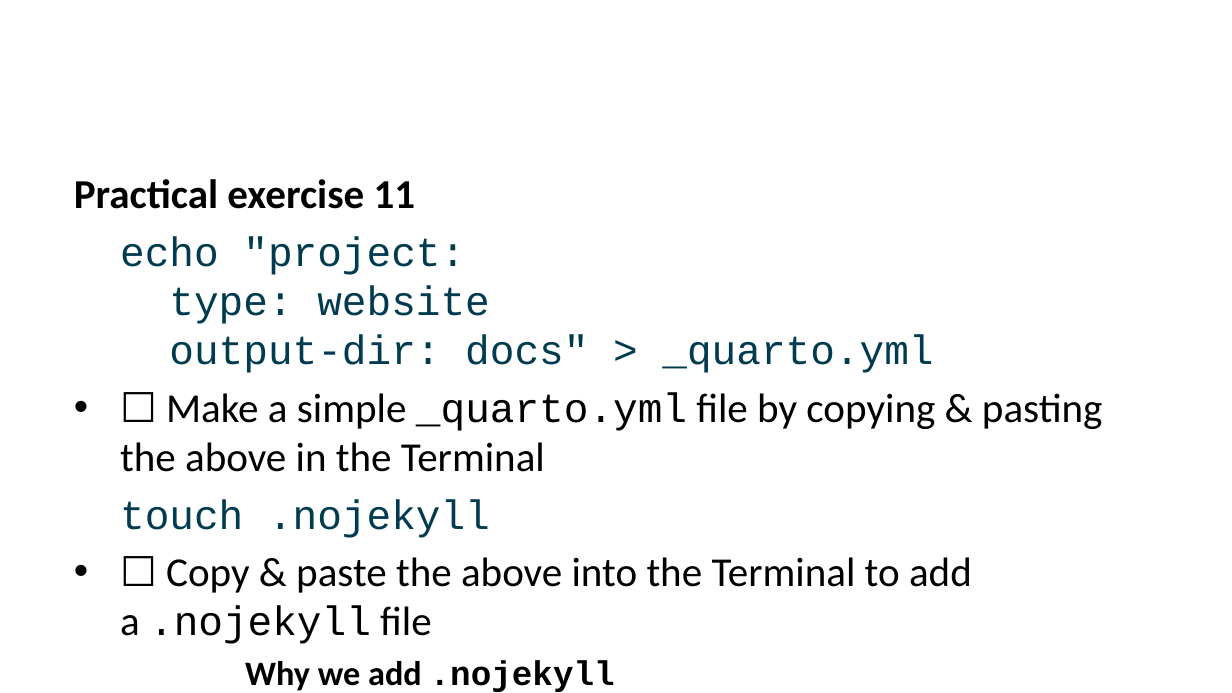
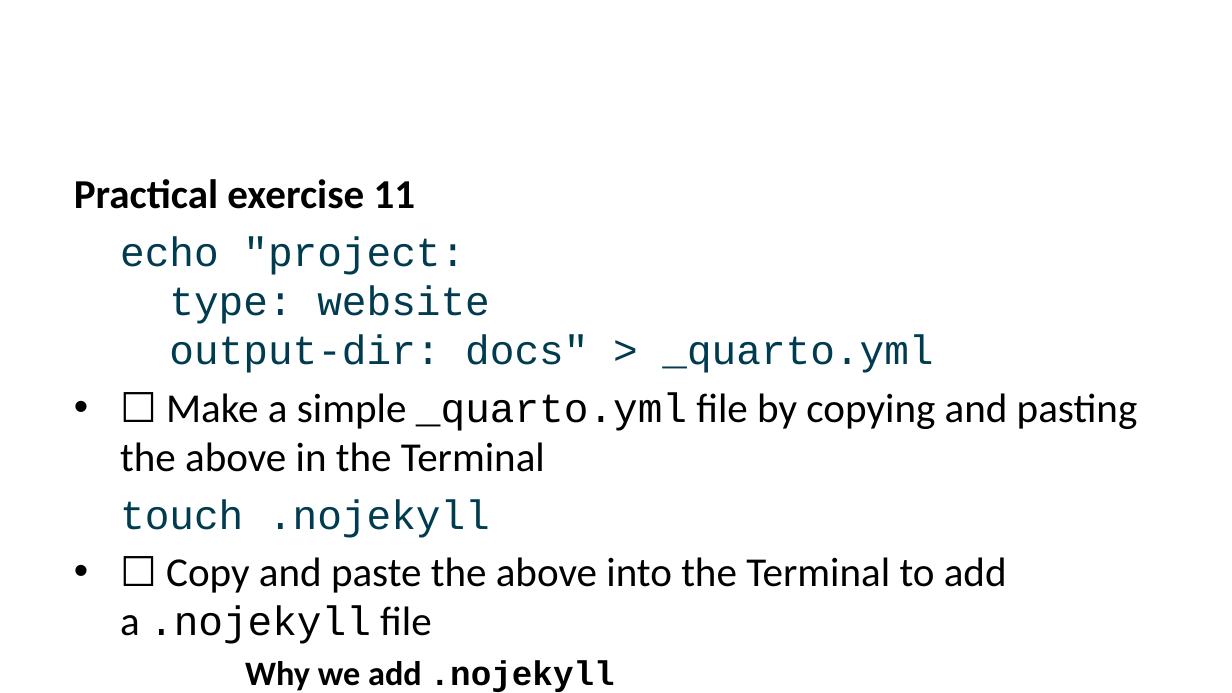
Before and after one commit to lmu-osc/train-the-trainer-student-track-OS, a slide deck: slide 71 of _site/materials/OS-M3/OS-M3-S6-Quarto/OS-M3-S6-Quarto-slides.pptx. Drawn at 1232x693 pixels with LibreOffice and Linux fonts; fonts in the diff are those of the drawing. Boxes give left, top, right and bottom in pixels: in the first picture for what was removed or moved away, otherwise in the second. Text is boxed around its words. In the diff, an @@ line names an element or a change of style, - is before the commit and + after.

```diff
--- a/_site/materials/OS-M3/OS-M3-S6-Quarto/OS-M3-S6-Quarto-slides.pptx
+++ b/_site/materials/OS-M3/OS-M3-S6-Quarto/OS-M3-S6-Quarto-slides.pptx
@@ text at box(120, 392, 1138, 472): text changed @@
-• ☐ Make a simple _quarto.yml file by copying & pasting the above in the Terminal
+• ☐ Make a simple _quarto.yml file by copying and pasting the above in the Terminal
@@ text at box(120, 557, 1007, 644): text changed @@
-• ☐ Copy & paste the above into the Terminal to add a .nojekyll file
+• ☐ Copy and paste the above into the Terminal to add a .nojekyll file
```
Also in this commit, not shown: 49 other slides changed, 2 slides added, 2 slides removed, 36 other files.
